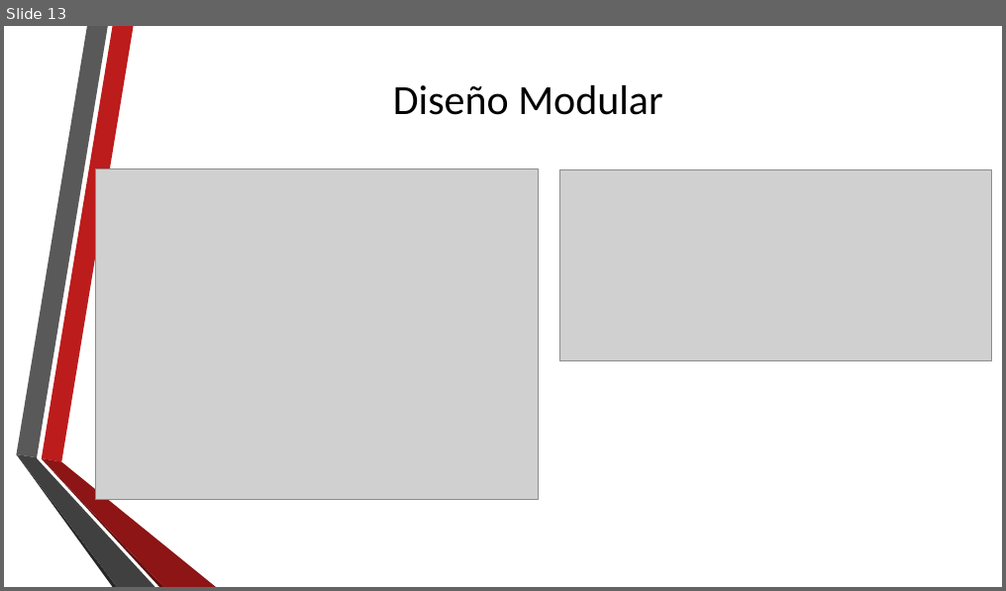
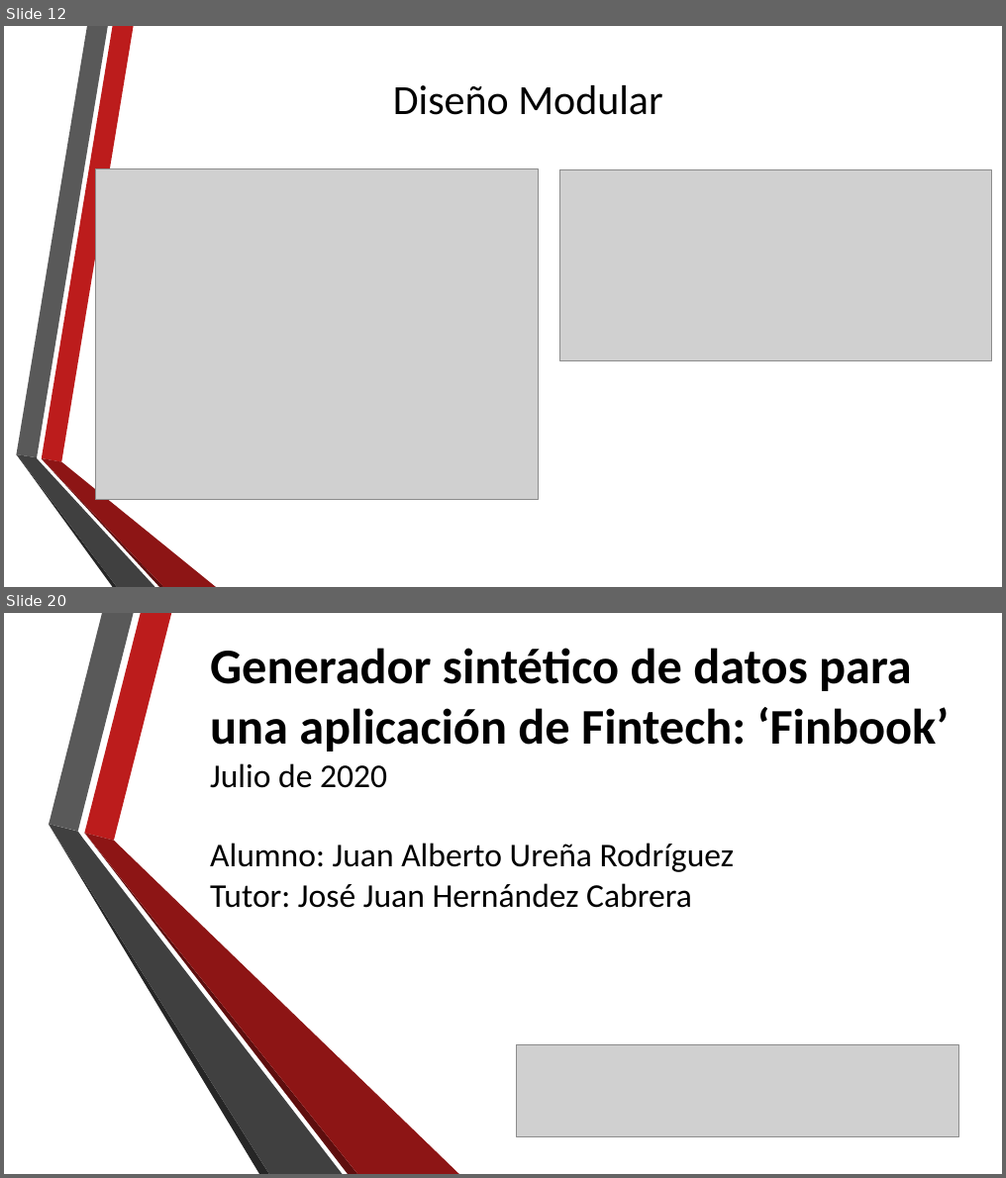
Before and after one commit to jaur001/Simulator, a slide deck: Presentacion TFG.pptx. Shown one above the other, each under a label of ours: slide 13 before the commit, slides 12 and 20 after it; the slides between them are not shown. The pictures are 1006x591 and 1006x1178 pixels, drawn with LibreOffice and Linux fonts; fonts in the diff are those of the drawing; grey boxes stand for pictures; background and template pictures are left out. Boxes give left, top, right and bottom in pixels: in the first picture for what was removed or moved away, otherwise in the second. Text is boxed around its words. In the diff, an @@ line names an element or a change of style, - is before the commit and + after.

```diff
--- a/Presentacion TFG.pptx
+++ b/Presentacion TFG.pptx
@@ slide 20 added at (4,613,1002,1174), background picture (left out) @@
@@ text added at (210,648,949,908), 32 pt, text #000000 @@
+Generador sintético de datos para una aplicación de Fintech: ‘Finbook’
+Julio de 2020
+Alumno: Juan Alberto Ureña Rodríguez
+Tutor: José Juan Hernández Cabrera
@@ group added at (49,613,460,1174): 6 freeform shapes @@
@@ picture added at (517,1045,959,1138) @@
@@ what was slide 13 is now slide 12 @@
```
Also in this commit, not shown: 8 slides changed, 6 other slides added, 8 slides removed.
